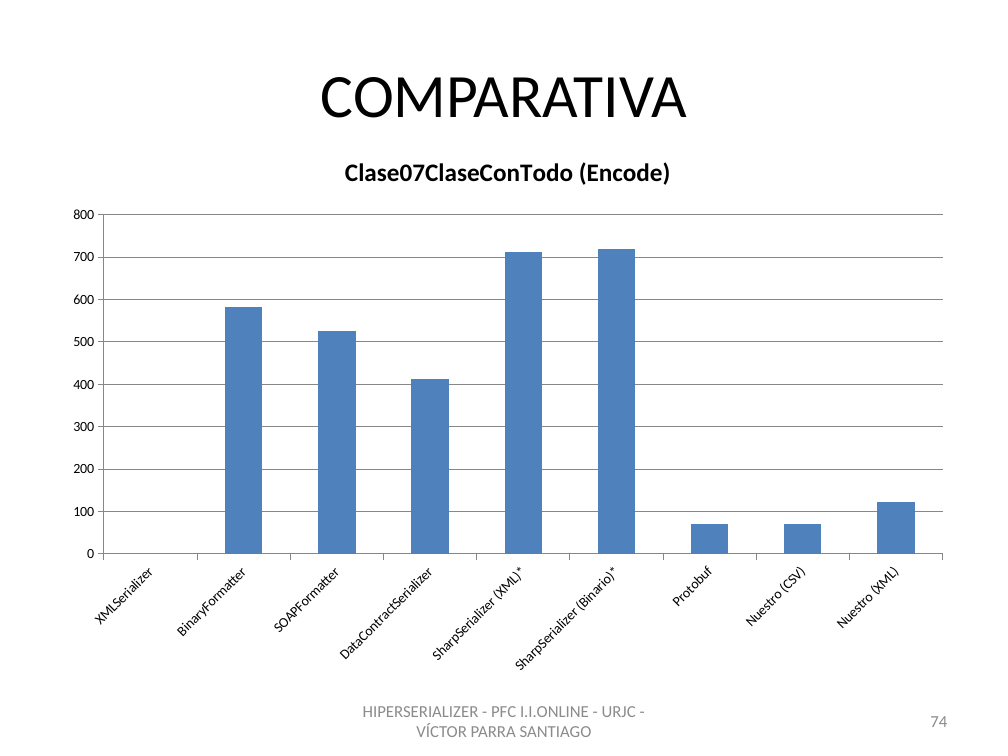
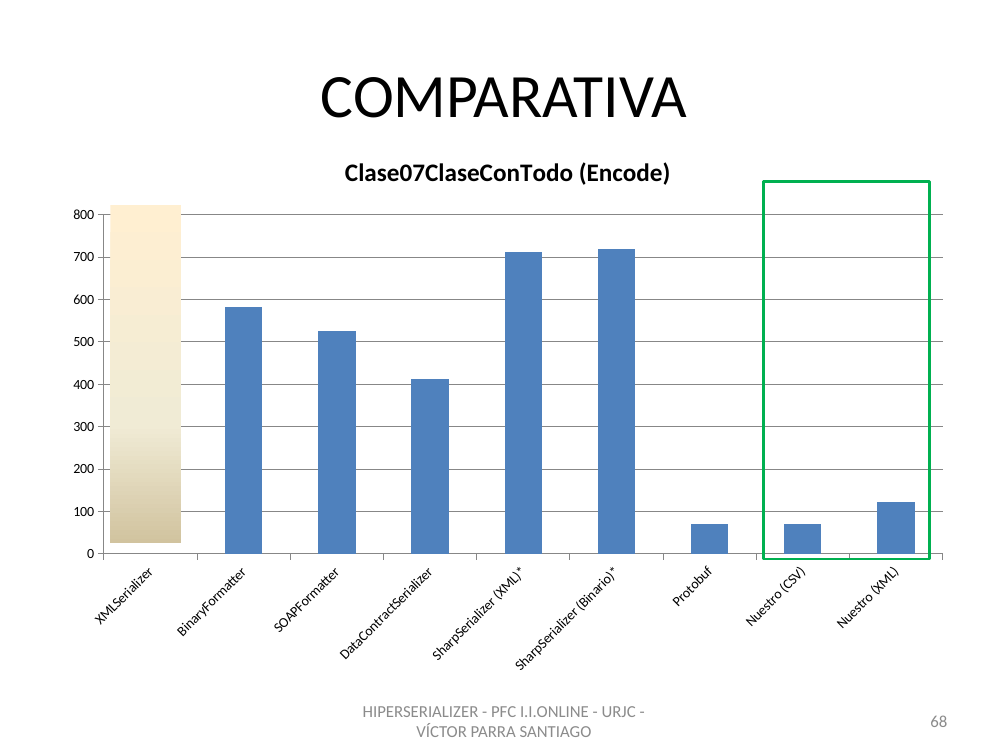
Before and after one commit to vitiparra/ProyectoFinDeCarrera, a slide deck: slide 68 of Memoria/PFC HiperSerializer.pptx (slide 74 before the commit). Drawn at 1008x756 pixels with LibreOffice and Linux fonts; fonts in the diff are those of the drawing; background and template pictures are left out. Boxes give left, top, right and bottom in pixels: in the first picture for what was removed or moved away, otherwise in the second. Text is boxed around its words. In the diff, an @@ line names an element or a change of style, - is before the commit and + after.

```diff
--- a/Memoria/PFC HiperSerializer.pptx
+++ b/Memoria/PFC HiperSerializer.pptx
@@ rectangle added at [110, 205, 180, 543], fill gradient #FFEFD1 to #F0EBD5 to #D1C39F @@
@@ rectangle added at [764, 181, 929, 559], outline #00B050 2 pt @@
@@ page number at [930, 715, 947, 727]: text changed @@
-74
+68
```
Also in this commit, not shown: 17 other slides changed, 1 slide added.
